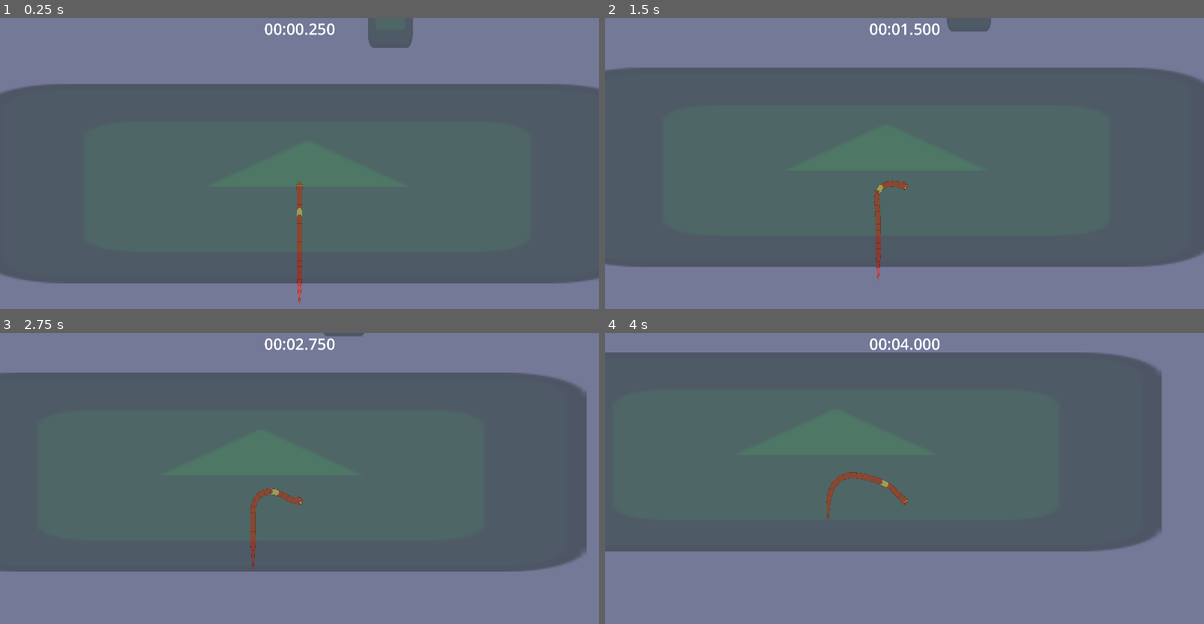
Above: before the commit, frames 1-4 (two rows, left to right).
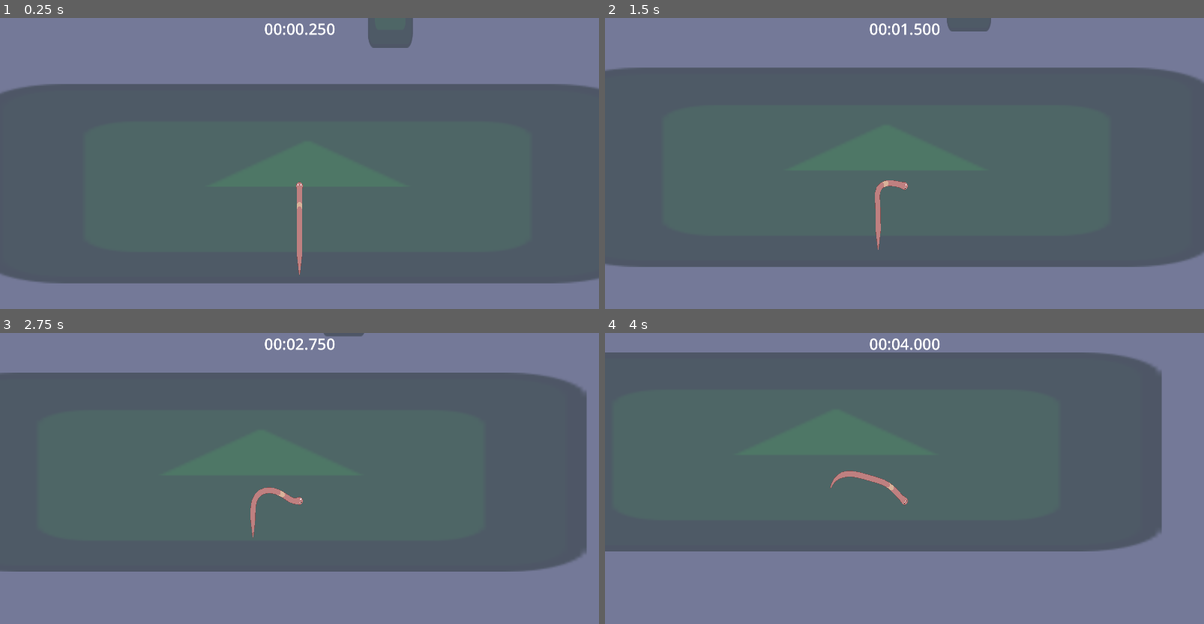
Above: after the commit, the same moments.

Repository: antax02/Mask-Spelet
Game: Godot game, scene res://scenes/levels/test_level.tscn
Two runs of this game, one before a commit and one after it. Both use one fixed random seed, a clock stepped at 60 frames per second and the inputs below. The engine's default icon, where the game draws it, is replaced by a stand-in: a white triangle on a blue panel in a dark square.
Inputs (mouse positions are in pixels of both pictures, inside the frame that each line leads up to):
- Up to frame 1 (0.25 s): no input
- Up to frame 2 (1.5 s): move the mouse to (1036, 169) at 0.52 s; move the mouse to (784, 201) at 1.27 s
- Up to frame 3 (2.75 s): move the mouse to (359, 426) at 2.02 s
- Up to frame 4 (4 s): move the mouse to (874, 568) at 2.77 s; move the mouse to (1084, 551) at 3.52 s

The runs differ from the first frame. In frame 1, 0.3% of the frame differs, in the area x 49-51%, y 56-99%; in frame 2, 0.4%; in frame 3, 0.4%; in frame 4, 0.4%, in the area x 36-51%, y 47-65%.

Commit message:
Update player scene and improve eye animation
Reduced player collision radius and adjusted z-index settings for better layering. Added a new main menu scene. Refined procedural animation script by updating color values, removing segment detail drawing, and enhancing eye rendering to make pupils follow the mouse position.

Diff:
--- a/scenes/player/player.tscn
+++ b/scenes/player/player.tscn
@@ -4,9 +4,11 @@
 [ext_resource type="PackedScene" uid="uid://nqfmptmdr0p0" path="res://scenes/player/procedural_animation.tscn" id="2_gptef"]
 
 [sub_resource type="CircleShape2D" id="CircleShape2D_gptef"]
-radius = 65.9242
+radius = 25.0
 
 [node name="Player" type="CharacterBody2D" groups=["player"]]
+z_index = 1
+z_as_relative = false
 scale = Vector2(0.5, 0.5)
 script = ExtResource("1_qbvv4")
 
@@ -18,9 +20,7 @@
 [node name="Camera2D" type="Camera2D" parent="."]
 
 [node name="ProceduralAnimation" parent="." instance=ExtResource("2_gptef")]
-
-[node name="Camera2D2" type="Camera2D" parent="."]
-visible = false
+segment_length = 15.0
 
 [connection signal="area_entered" from="DetectionArea" to="." method="_on_area_2d_area_entered"]
 [connection signal="area_exited" from="DetectionArea" to="." method="_on_area_2d_area_exited"]
--- /dev/null
+++ b/scenes/ui/main_menu.tscn
@@ -0,0 +1,9 @@
+[gd_scene format=3 uid="uid://b1c6ieu7toiy7"]
+
+[node name="MainMenu" type="Control"]
+layout_mode = 3
+anchors_preset = 15
+anchor_right = 1.0
+anchor_bottom = 1.0
+grow_horizontal = 2
+grow_vertical = 2
--- a/scripts/player/procedural_animation.gd
+++ b/scripts/player/procedural_animation.gd
@@ -7,10 +7,9 @@
 @export var max_angle_per_segment: float = PI / 6
 
 @export_group("Colors")
-@export var worm_color: Color = Color(0.8, 0.3, 0.3)
-@export var outline_color: Color = Color(0.6, 0.2, 0.2)
-@export var band_color: Color = Color(0.9, 0.8, 0.5)
-@export var segment_detail_color: Color = Color(0.6, 0.2, 0.2)
+@export var worm_color: Color = Color(0.75, 0.50, 0.50)
+@export var outline_color: Color = Color(0.50, 0.30, 0.30)
+@export var band_color: Color = Color(0.85, 0.70, 0.60)
 @export var outline_width: float = 2.0
 
 @export_group("Details")
@@ -62,7 +61,6 @@
 
 	_draw_outline(radii)
 	_draw_body(radii, colors)
-	_draw_segment_details(radii)
 	_draw_head_features(radii)
 
 func _calculate_radii() -> Array:
@@ -129,20 +127,6 @@
 		if radii[i] > 0:
 			draw_circle(to_local(segments[i]), radii[i], colors[i])
 
-func _draw_segment_details(radii: Array):
-	for i in range(1, segments.size()):
-		if i == band_segment_index or radii[i] < outline_width:
-			continue
-
-		var local_pos = to_local(segments[i])
-		var direction = (segments[i-1] - segments[i]).normalized()
-		if direction.length_squared() == 0:
-			continue
-
-		var perp = direction.orthogonal()
-		draw_line(local_pos - perp * radii[i], local_pos + perp * radii[i],
-				  segment_detail_color, outline_width)
-
 func _draw_head_features(radii: Array):
 	if segments.size() < 2 or radii[0] < outline_width:
 		return
@@ -157,10 +141,26 @@
 	var perpendicular = direction.orthogonal()
 	var eye_base_pos = local_pos + direction * radius * 0.4
 
-	var left_eye = eye_base_pos - perpendicular * radius * 0.45
-	var right_eye = eye_base_pos + perpendicular * radius * 0.45
+	var left_eye_pos = eye_base_pos - perpendicular * radius * 0.45
+	var right_eye_pos = eye_base_pos + perpendicular * radius * 0.45
 
-	draw_circle(left_eye, eye_radius, Color.WHITE)
-	draw_circle(right_eye, eye_radius, Color.WHITE)
-	draw_circle(left_eye, eye_radius * 0.5, Color.BLACK)
-	draw_circle(right_eye, eye_radius * 0.5, Color.BLACK)
+	# Draw eye whites
+	draw_circle(left_eye_pos, eye_radius, Color.WHITE)
+	draw_circle(right_eye_pos, eye_radius, Color.WHITE)
+
+	# Get mouse position and calculate pupil positions
+	var mouse_pos = get_global_mouse_position()
+	var pupil_radius = eye_radius * 0.5
+	var max_pupil_offset = eye_radius * 0.4
+
+	# Left pupil
+	var left_eye_global = to_global(left_eye_pos)
+	var left_to_mouse = (mouse_pos - left_eye_global).normalized()
+	var left_pupil_offset = left_to_mouse * max_pupil_offset
+	draw_circle(left_eye_pos + left_pupil_offset, pupil_radius, Color.BLACK)
+
+	# Right pupil
+	var right_eye_global = to_global(right_eye_pos)
+	var right_to_mouse = (mouse_pos - right_eye_global).normalized()
+	var right_pupil_offset = right_to_mouse * max_pupil_offset
+	draw_circle(right_eye_pos + right_pupil_offset, pupil_radius, Color.BLACK)
